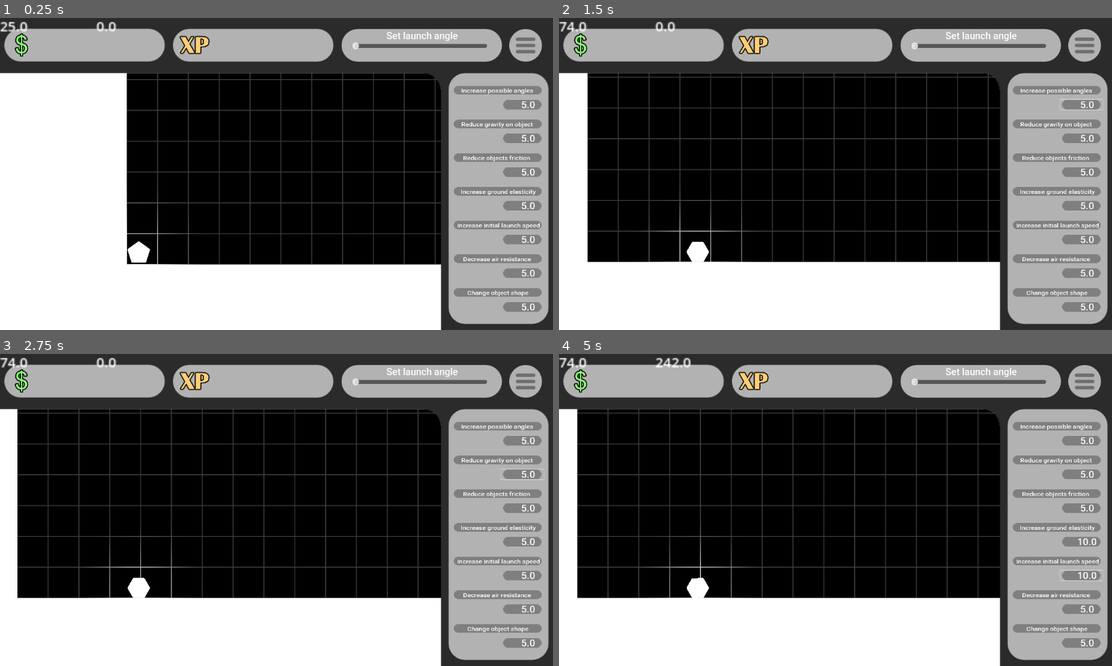
Above: before the commit, frames 1-4 (two rows, left to right).
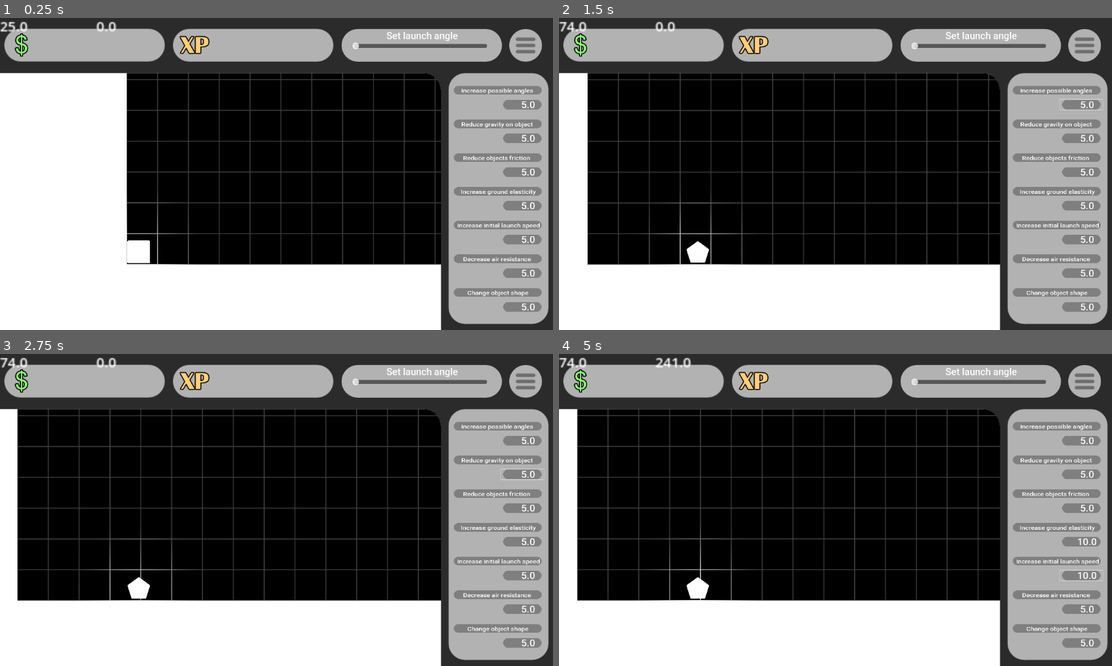
Above: after the commit, the same moments.

Repository: Lueegee1/Skr-t-Kast-Spil
Game: Godot game, scene res://main/root.tscn
Two runs of this game, one before a commit and one after it. Both use one fixed random seed, a clock stepped at 60 frames per second and the inputs below.
Inputs (mouse positions are in pixels of both pictures, inside the frame that each line leads up to):
- Up to frame 1 (0.25 s): no input
- Up to frame 2 (1.5 s): click (1078, 308) at 0.5 s; click (1078, 105) at 1.25 s
- Up to frame 3 (2.75 s): click (519, 475) at 2 s
- Up to frame 4 (5 s): click (1078, 506) at 2.75 s; click (1078, 541) at 3.5 s; click (1078, 575) at 4.25 s

The runs differ from the first frame. In frame 1, 0.1% of the frame differs, in the area x 22-28%, y 71-79%; in frame 2, 4.4%; in frame 3, 4.7%, in the area x 3-80%, y 17-80%; in frame 4, 3.9%.
Error in both runs: Invalid assignment of property or key 'launch_angle' with value of type 'Nil' on a base object of type 'RigidBody2D (BallMechanics.gd)'. (res://main/Global.gd:…

Commit message:
Working reset game

Diff:
--- a/main/Global.gd
+++ b/main/Global.gd
@@ -10,7 +10,6 @@
 var saved_ground_elasticity
 var saved_shape := 1
 var saved_speed = 500
-
 
 const SAVE_FILE = "user://database.json"
 
@@ -36,15 +35,14 @@
 var prev_num = 1
 
 func _ready():
+	await get_tree().process_frame
 	load_game()
 	await wait_for_ball()
 	await wait_for_UI()
 	apply_ball_stats()
 	if UI != null:
-		UI.num = saved_shape
-		UI._on_shape_changed()
+		UI.set_shape(saved_shape)
 		prev_num = UI.num
-
 
 func _process(_delta):
 	if money != prev_money:
@@ -79,7 +77,6 @@
 		save_game()
 		prev_num = UI.num
 
-
 func save_game():
 	var data = {
 		"money": money,
@@ -98,13 +95,12 @@
 	file.close()
 
 func wait_for_ball():
-	while ball_loaded == false:
-		await get_tree().process_frame
+	while not ball_loaded:
+		await get_tree().create_timer(0.01).timeout
 
 func wait_for_UI():
 	while UI == null:
-		await get_tree().process_frame
-
+		await get_tree().create_timer(0.01).timeout
 
 func apply_ball_stats():
 	if Ball == null:
@@ -123,7 +119,7 @@
 	var file = FileAccess.open(SAVE_FILE, FileAccess.READ)
 	var data = JSON.parse_string(file.get_as_text())
 	file.close()
-	if typeof(data) != TYPE_DICTIONARY: #ERROR checking
+	if typeof(data) != TYPE_DICTIONARY:
 		return
 	prestige = data.get("prestige", 0)
 	money = data.get("money", 0)
--- a/main/SettingsMenu.gd
+++ b/main/SettingsMenu.gd
@@ -33,3 +33,4 @@
 	var file = FileAccess.open(Global.SAVE_FILE, FileAccess.WRITE)
 	file.store_string(JSON.stringify(data))
 	file.close()
+	get_tree().reload_current_scene()
--- a/main/Ui_And_Mainscript.gd
+++ b/main/Ui_And_Mainscript.gd
@@ -221,11 +221,19 @@
 
 func _on_shape_changed():
 	if num < 6:
-		num += 1
-		object.texture = load("res://Assets/Sprites/shapes without glare/%d.png" % num)
-		object.scale = Vector2(0.1, 0.1)
-		object.modulate = Color.WHITE
-		collision_follow_sprite(object, collisionshape)
+		set_shape(num + 1)
+
+func set_shape(index: int) -> void:
+	if index < 1:
+		index = 1
+	if index > 6:
+		index = 6
+
+	num = index
+	object.texture = load("res://Assets/Sprites/shapes without glare/%d.png" % num)
+	object.scale = Vector2(0.1, 0.1)
+	object.modulate = Color.WHITE
+	collision_follow_sprite(object, collisionshape)
 
 func _on_settings_button_pressed():
 	var menu = settings_menu.instantiate()
